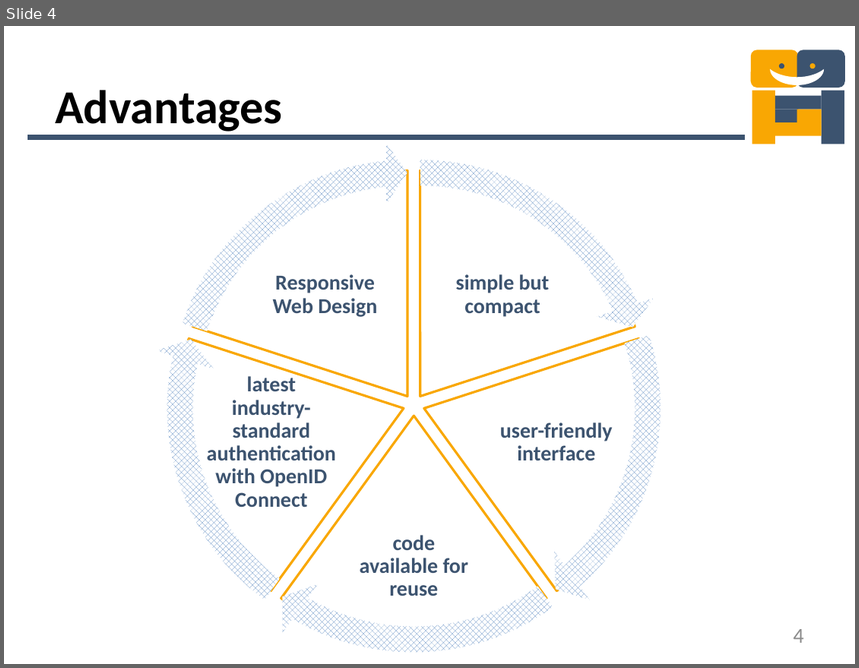
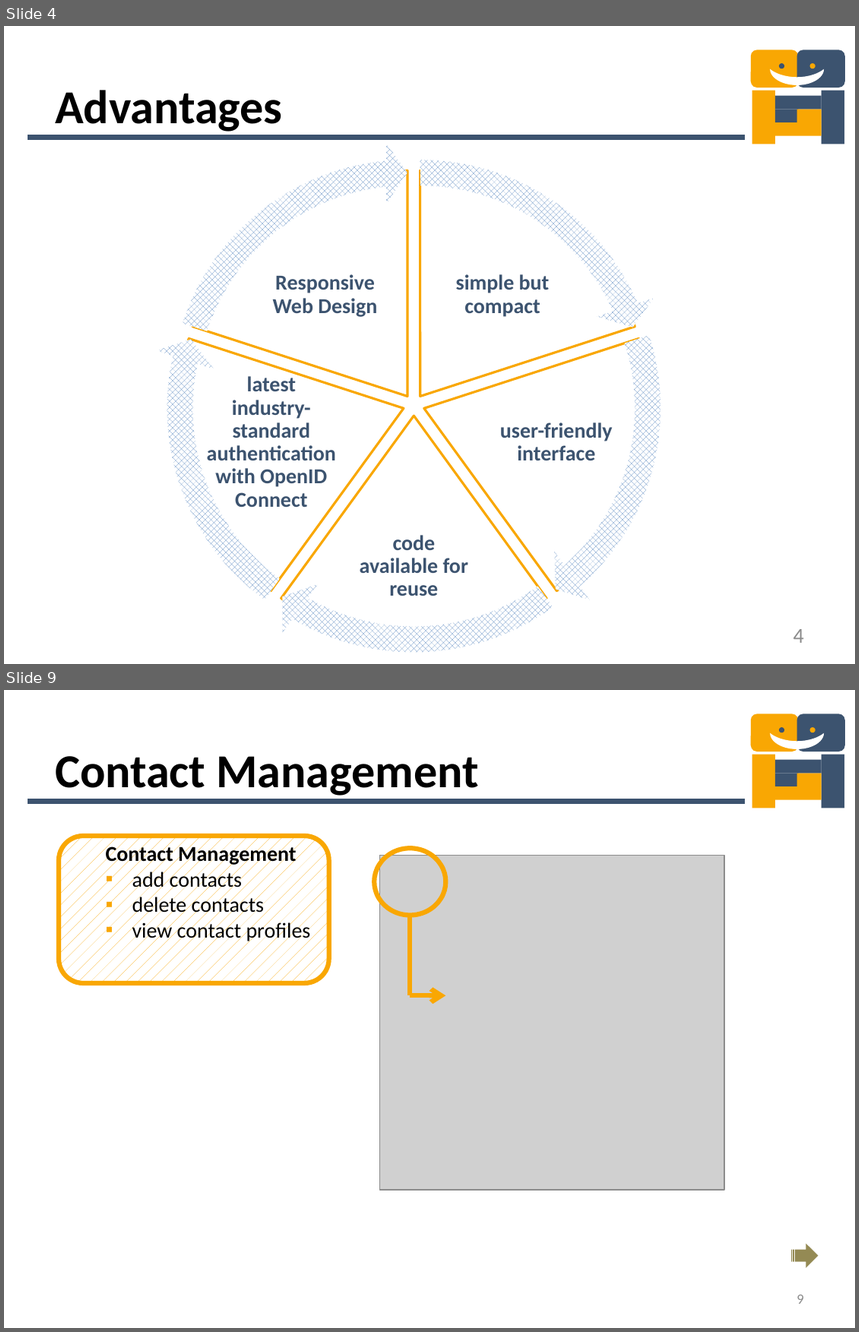
Before and after one commit to mdger/UGNM_Instantmessaging, a slide deck: UGNM_Instantmessaging/doc/PresentationIM.pptx. Shown one above the other, each under a label of ours: slide 4 before the commit, slides 4 and 9 after it; the slides between them are not shown. The pictures are 859x668 and 859x1332 pixels, drawn with LibreOffice and Linux fonts; fonts in the diff are those of the drawing; grey boxes stand for pictures. Boxes give left, top, right and bottom in pixels: in the first picture for what was removed or moved away, otherwise in the second. Text is boxed around its words. In the diff, an @@ line names an element or a change of style, - is before the commit and + after.

```diff
--- a/UGNM_Instantmessaging/doc/PresentationIM.pptx
+++ b/UGNM_Instantmessaging/doc/PresentationIM.pptx
@@ slide 9 added at <box>4,690,855,1328</box>, background #FFFFFF; not listed: 12 template elements that a slide beside it also shows @@
@@ title added at <box>55,756,479,796</box>, 40 pt, text #000000, bold @@
+Contact Management
@@ rounded rectangle added at <box>59,836,329,983</box>, fill pattern #F9A703 on #FFFFFF, outline #F9A703 4 pt @@
@@ text added at <box>106,844,311,943</box>, 18 pt, text #000000 @@
+Contact Management
+▪ add contacts
+▪ delete contacts
+▪ view contact profiles
@@ group added at <box>374,848,725,1191</box>: 1 picture, 1 ellipse, 1 line, 1 arrow @@
@@ striped right arrow added at <box>791,1244,818,1269</box>, fill #948A54 @@
@@ page number added at <box>797,1295,804,1304</box>, 12 pt, text #8C8C8C @@
+9
```
Also in this commit, not shown: 3 slides changed, 4 other slides added, 1 other file.
